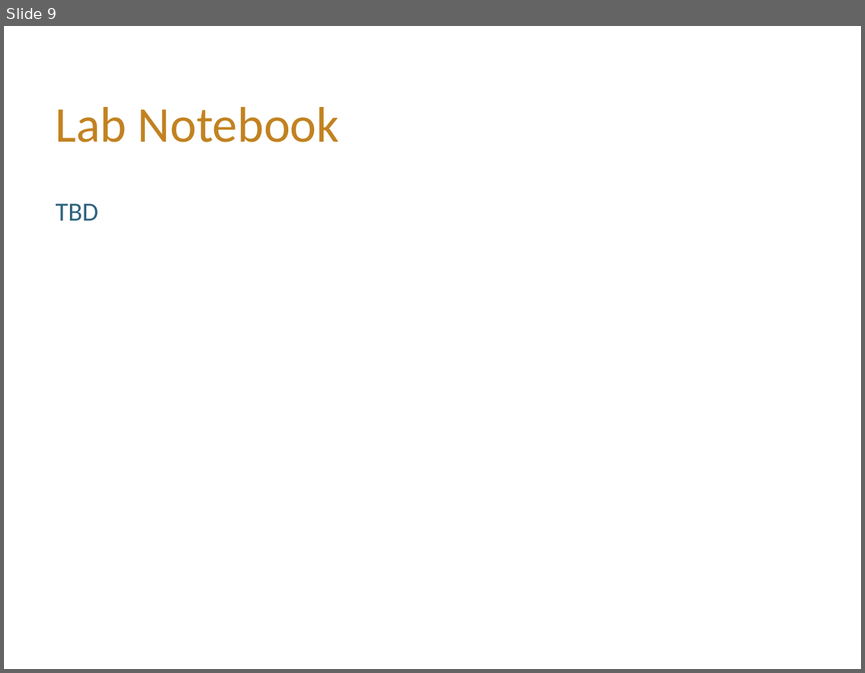
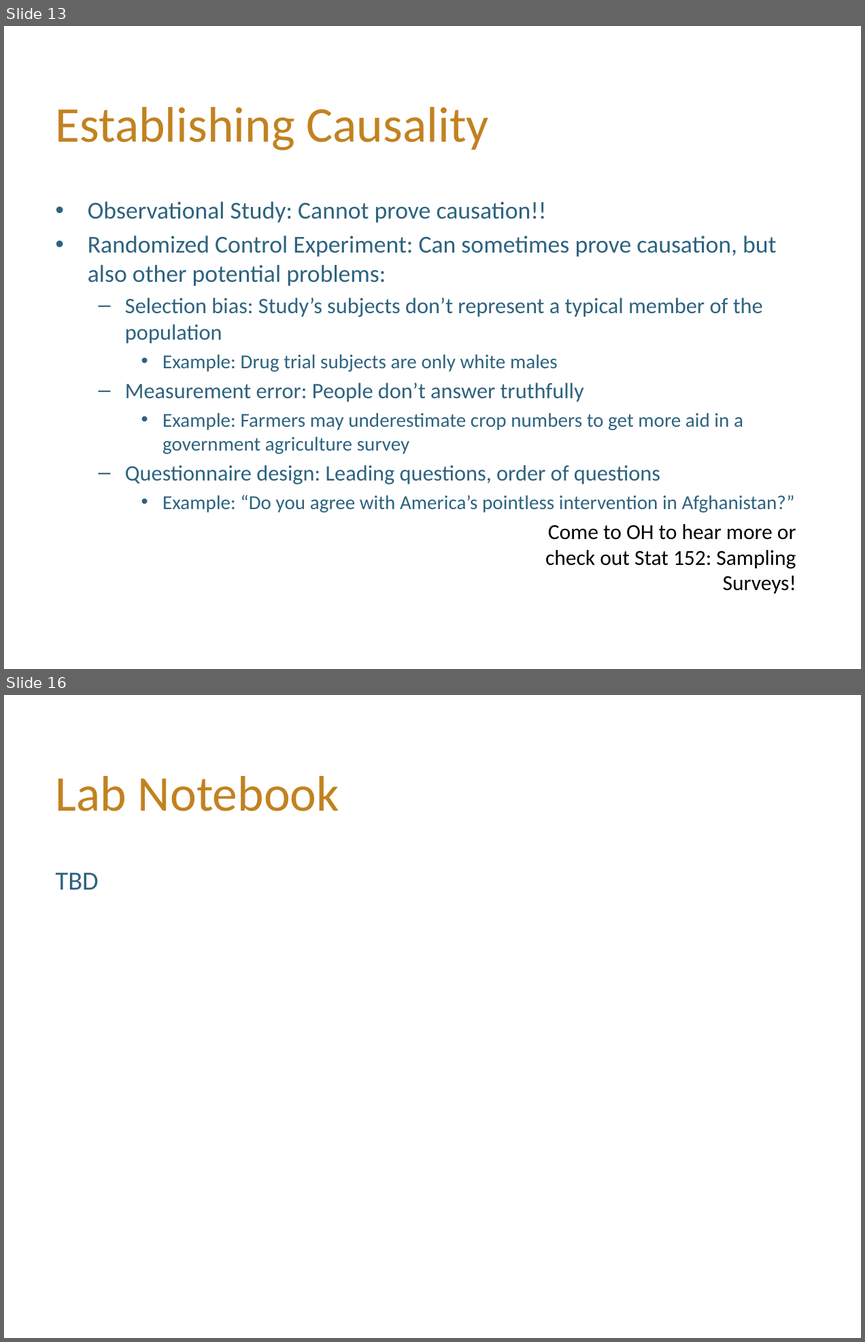
Before and after one commit to hLuo27/teaching, a slide deck: data8/lab2.pptx. Shown one above the other, each under a label of ours: slide 9 before the commit, slides 13 and 16 after it; the slides between them are not shown. The pictures are 865x673 and 865x1342 pixels, drawn with LibreOffice and Linux fonts; fonts in the diff are those of the drawing; background and template pictures are left out. Boxes give left, top, right and bottom in pixels: in the first picture for what was removed or moved away, otherwise in the second. Text is boxed around its words. In the diff, an @@ line names an element or a change of style, - is before the commit and + after.

```diff
--- a/data8/lab2.pptx
+++ b/data8/lab2.pptx
@@ slide 13 added at [4,26,861,669], background #FFFFFF @@
@@ title added at [56,107,489,150], 42 pt, text #C28220 @@
+Establishing Causality
@@ text added at [88,201,795,512], 16.6 pt, text #2D637F @@
+• Observational Study: Cannot prove causation!!
+• Randomized Control Experiment: Can sometimes prove causation, but also other potential problems:
+  – Selection bias: Study’s subjects don’t represent a typical member of the population
+    • Example: Drug trial subjects are only white males
+  – Measurement error: People don’t answer truthfully
+    • Example: Farmers may underestimate crop numbers to get more aid in a government agriculture survey
+  – Questionnaire design: Leading questions, order of questions
+    • Example: “Do you agree with America’s pointless intervention in Afghanistan?”
@@ text added at [545,524,796,593], 18 pt, text #000000 @@
+Come to OH to hear more or check out Stat 152: Sampling Surveys!
@@ what was slide 9 is now slide 16 @@
```
Also in this commit, not shown: 2 slides changed, 12 other slides added, 6 slides removed.
